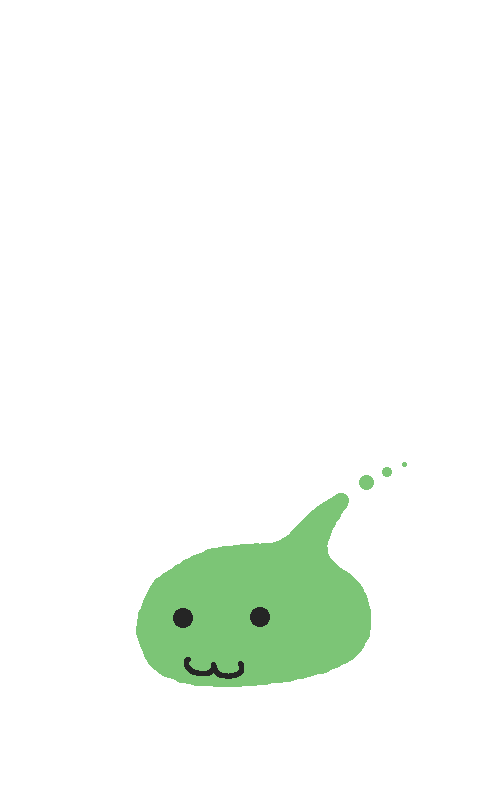
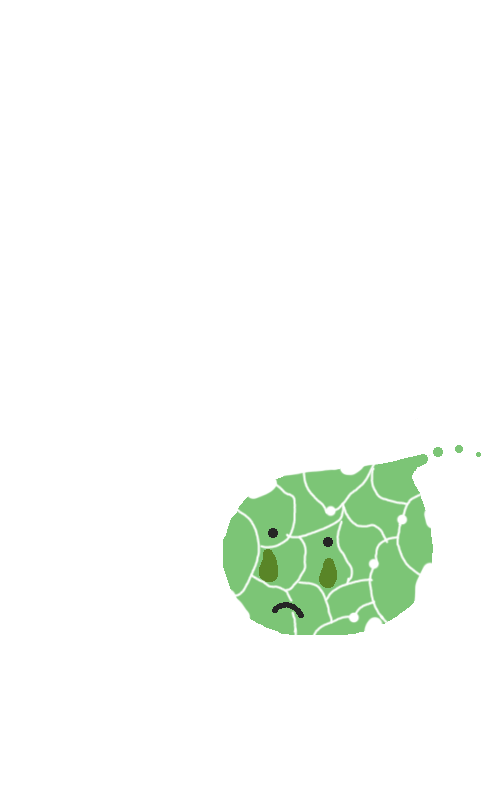
Layer changes from the first (500, 800) image to the second:
added layer "died-2-1" above "died-2" over 217, 418, 481, 635
hid "1" over 136, 462, 407, 687
